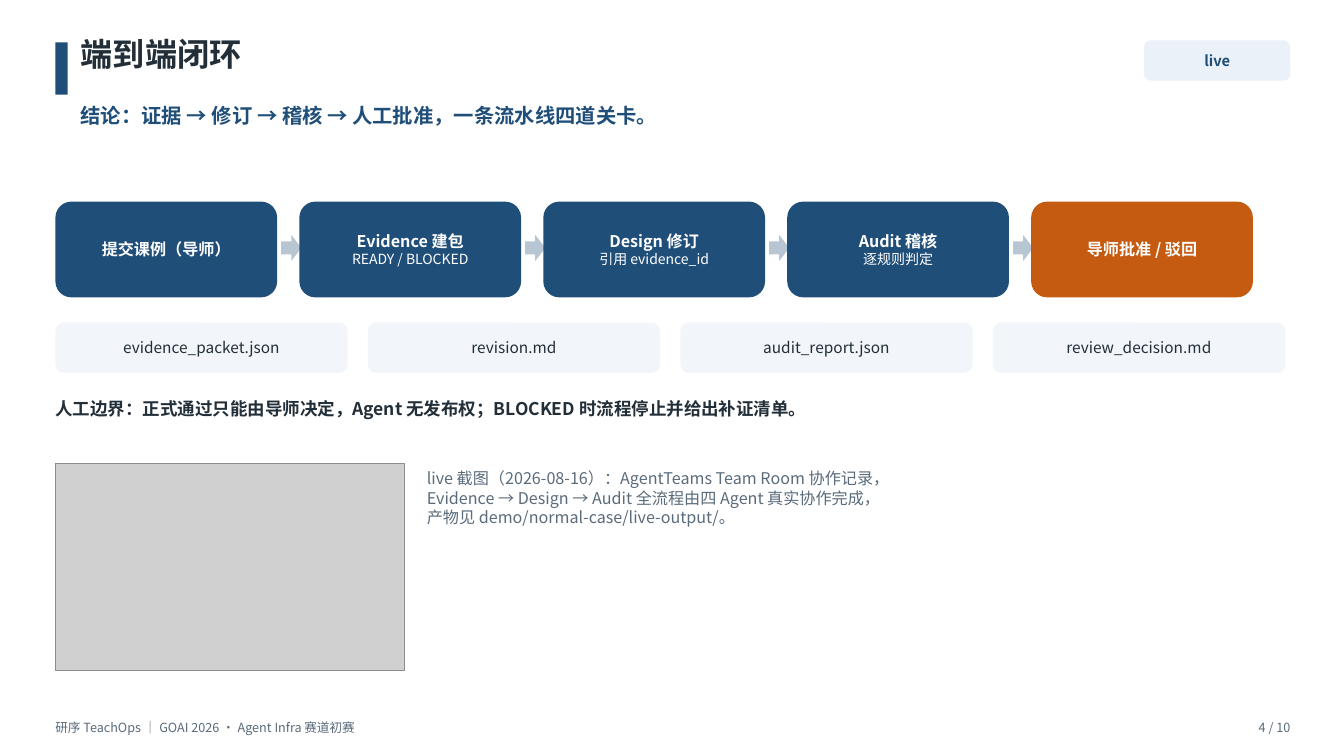
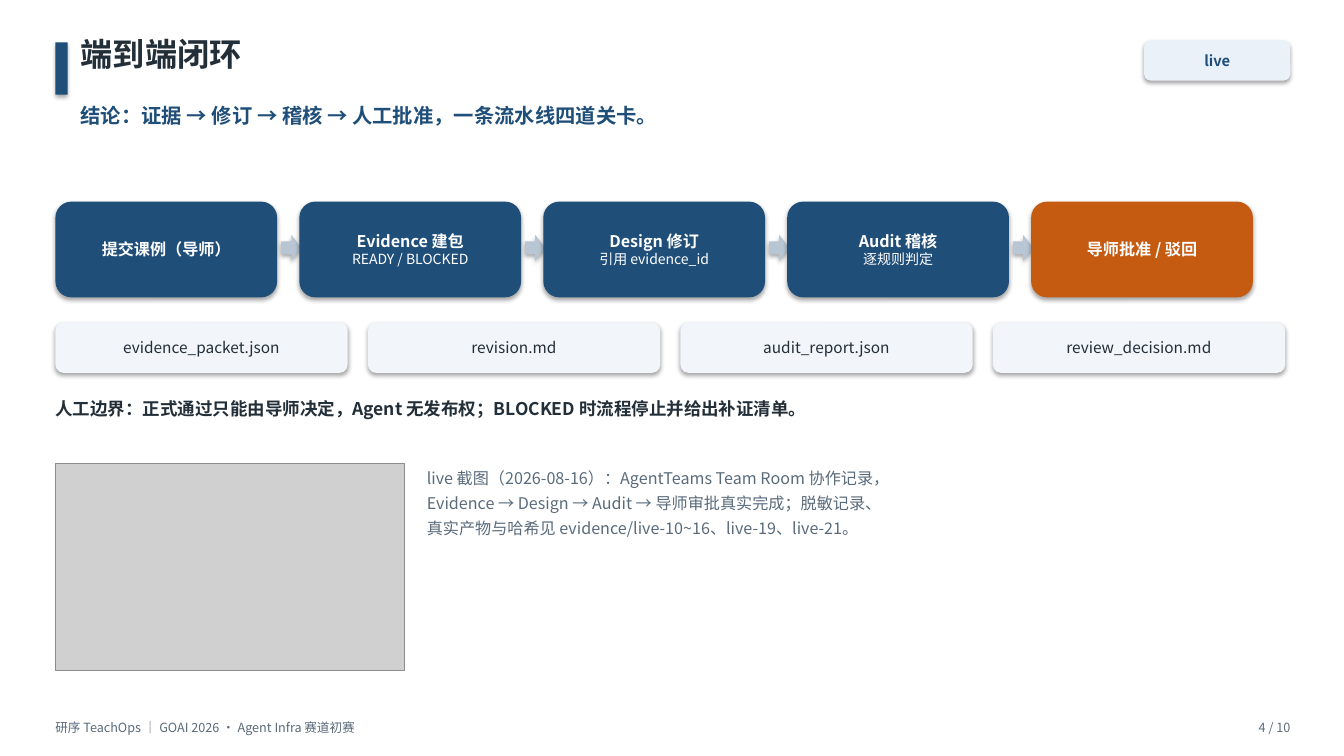
Before and after one commit to qrx-joe/TeachOps, a slide deck: slide 4 of submission/TeachOps_GOAI_初赛方案.pptx. Drawn at 1344x756 pixels with LibreOffice and Linux fonts; fonts in the diff are those of the drawing; grey boxes stand for pictures. Boxes give left, top, right and bottom in pixels: in the first picture for what was removed or moved away, otherwise in the second. Text is boxed around its words. In the diff, an @@ line names an element or a change of style, - is before the commit and + after.

Commit message:
evidence: 归档两条链路live机器可读产物13件并定稿PPT嵌入live截图

```diff
--- a/submission/TeachOps_GOAI_初赛方案.pptx
+++ b/submission/TeachOps_GOAI_初赛方案.pptx
@@ shadow on in 15 elements at (x1=1144, y1=40, x2=1291, y2=81), (x1=55, y1=202, x2=277, y2=297), (x1=299, y1=202, x2=521, y2=297), (x1=543, y1=202, x2=765, y2=297), (x1=787, y1=202, x2=1009, y2=297), (x1=1031, y1=202, x2=1253, y2=297), (x1=55, y1=323, x2=348, y2=373), (x1=368, y1=323, x2=660, y2=373), (x1=681, y1=323, x2=973, y2=373), (x1=993, y1=323, x2=1286, y2=373), (x1=55, y1=42, x2=68, y2=95), (x1=281, y1=235, x2=301, y2=261), (x1=525, y1=235, x2=545, y2=261), (x1=769, y1=235, x2=789, y2=261), (x1=1013, y1=235, x2=1033, y2=261) @@
@@ text at (x1=427, y1=470, x2=890, y2=537): text changed @@
-live 截图（2026-08-16）：AgentTeams Team Room 协作记录，
-Evidence → Design → Audit 全流程由四 Agent 真实协作完成，
-产物见 demo/normal-case/live-output/。
+live 截图（2026-08-16）：AgentTeams Team Room 协作记录，
+Evidence → Design → Audit → 导师审批真实完成；脱敏记录、
+真实产物与哈希见 evidence/live-10~16、live-19、live-21。
```
Also in this commit, not shown: 9 other slides changed, 20 other files.
